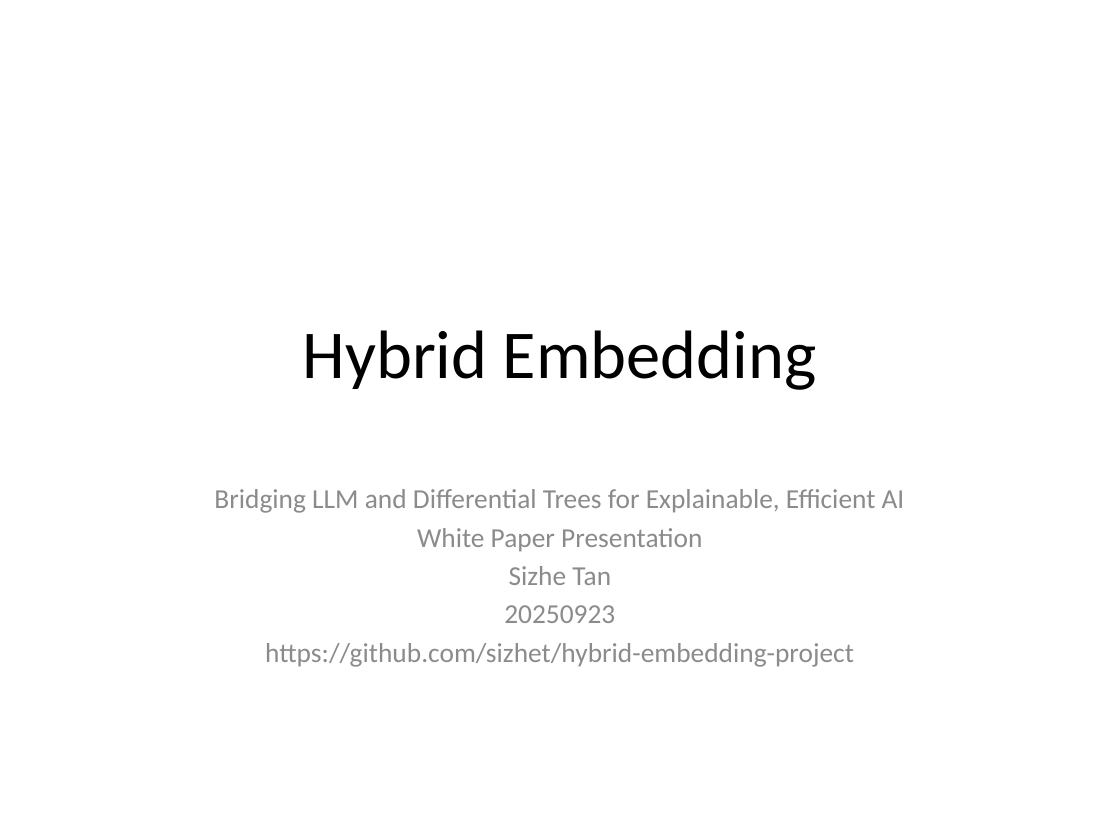
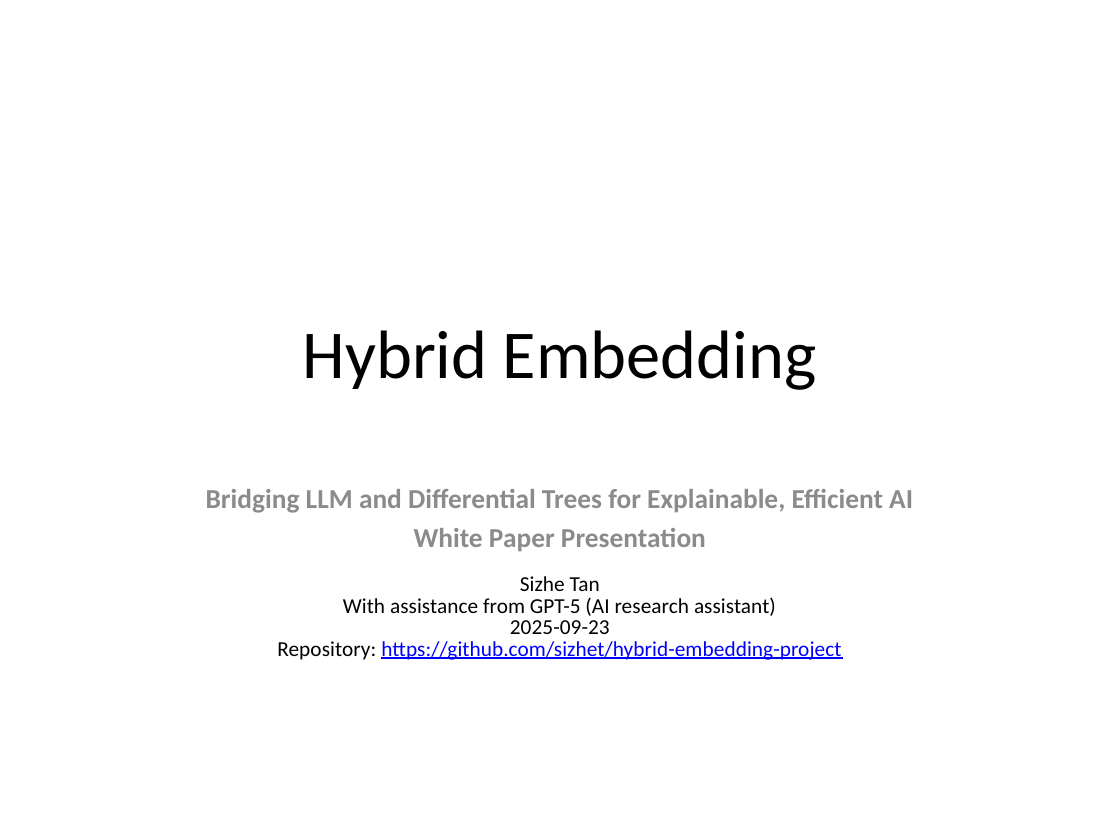
Before and after one commit to sizhet/hybrid-embedding-project, a slide deck: slide 1 of hybrid_embedding_presentation_with_diagrams.pptx. Drawn at 1120x840 pixels with LibreOffice and Linux fonts; fonts in the diff are those of the drawing. Boxes give left, top, right and bottom in pixels: in the first picture for what was removed or moved away, otherwise in the second. Text is boxed around its words. In the diff, an @@ line names an element or a change of style, - is before the commit and + after.

```diff
--- a/hybrid_embedding_presentation_with_diagrams.pptx
+++ b/hybrid_embedding_presentation_with_diagrams.pptx
@@ subtitle at box(206, 489, 913, 591): bold on in "Bridging LLM and Differential Trees for Explainable, ...", "White Paper Presentation"; size 17.6 to 13.8 pt, text colour #8C8C8C to #000000 in "Sizhe Tan"; indent changed; line spacing 1 to 0.84; less space between paragraphs @@
@@ subtitle at box(277, 597, 841, 660): text changed; size 17.6 to 13.8 pt; text colour #8C8C8C to #000000 @@
-20250923
-https://github.com/sizhet/hybrid-embedding-project
+With assistance from GPT-5 (AI research assistant)
+2025-09-23
+Repository: https://github.com/sizhet/hybrid-embedding-project
```
Also in this commit, not shown: 1 other file.
